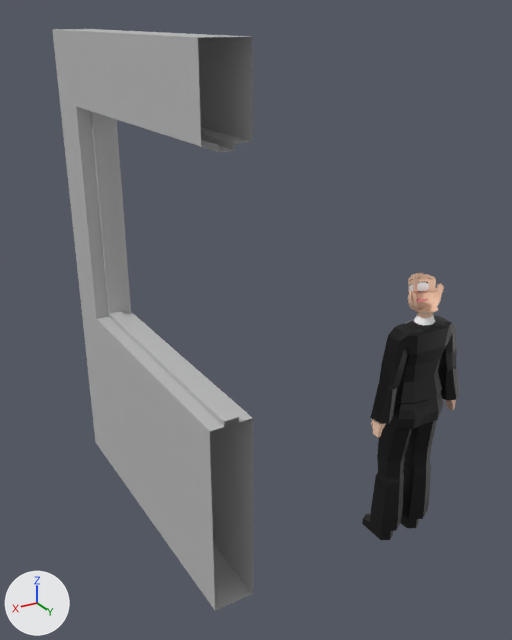
The FBX model DefaultTileset/Meshes/mesh_window_large_1.fbx: old version first, new version second.
Rendered twice from a 50 mm lens placed at (1.49, 2.72, 3.08), pointed at (-0.65, -0.85, 1.3). Arrows for +X, +Y and +Z are at lower left; the lights stay in place. Where no turn or scale is listed for an object, it has been applied to the vertices. Vertices at the same position are counted once.

The scene before the commit, as lines of its bpy script (objects in view):
```python
me_cylinder = bpy.data.meshes.new('Cylinder')
me_cylinder.from_pydata(...)  # 870 vertices, 831 faces; spans x -0.32..0.32, y -0.19..0.15, z 0.0..1.75
# faces by material slot: [226, 577, 28]
me_cylinder.materials.append(mat_skin)  # beige #fcd2b6
me_cylinder.materials.append(mat_main)  # picture img_color_pallete_png
me_cylinder.materials.append(mat_hair)  # brown #805639
me_mesh_013 = bpy.data.meshes.new('Mesh.013')
me_mesh_013.from_pydata(...)  # 40 vertices, 32 faces; spans x -0.13..0.13, y -2.0..0.0, z 0.0..3.0
me_mesh_013.materials.append(mat_lambert1_007)  # grey #bcbcbc
# before: 0 (-0.13, -2.0, 0.0), 1 (0.13, -2.0, 0.0) at pixel (95, 442), 2 (-0.13, -2.0, 1.18), 3 (0.13, -2.0, 1.18) at pixel (80, 303), 6 (0.13, -1.67, 0.0) at pixel (110, 463)
# before: 7 (-0.13, -1.67, 0.0), 8 (0.13, -2.0, 3.0) at pixel (52, 29), 9 (-0.13, -2.0, 3.0) at pixel (91, 29), 13 (0.13, -2.0, 2.57) at pixel (59, 101), 14 (-0.13, -2.0, 2.57)
# before: 20 (0.04, -1.63, 1.21) at pixel (109, 313), 21 (-0.04, -1.63, 1.21) at pixel (121, 311), 22 (-0.04, -1.63, 2.54), 23 (0.04, -1.63, 2.54) at pixel (91, 111), 26 (0.13, 0.0, 0.0) at pixel (215, 610)
# before: 27 (-0.13, 0.0, 0.0) at pixel (253, 593), 30 (-0.04, 0.0, 1.21) at pixel (238, 417), 31 (0.04, 0.0, 1.21) at pixel (224, 421), 38 (-0.04, 0.0, 2.54) at pixel (235, 150), 39 (0.04, 0.0, 2.54) at pixel (218, 152)
ob_body = bpy.data.objects.new('Body', me_cylinder)
ob_body.location = (-1.215, 0.0, 0.0)
ob_mesh_wall_003 = bpy.data.objects.new('mesh_wall.003', me_mesh_013)
ob_mesh_wall_003.location = (0.0, 0.0, 0.0)
```
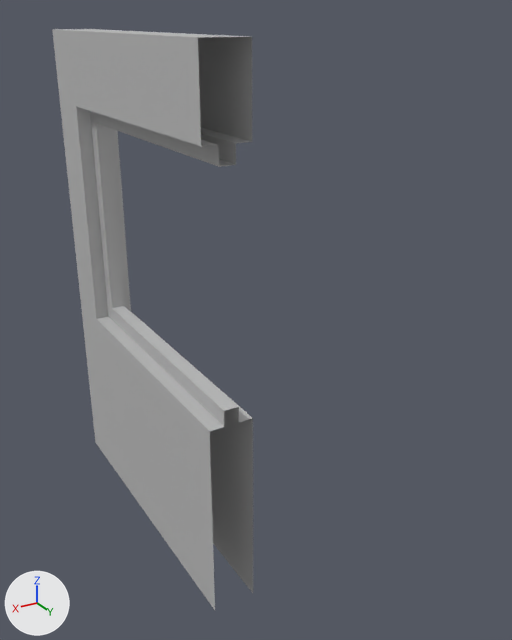
Diff of the bpy script that builds the scene:
```diff
--- a/DefaultTileset/Meshes/mesh_window_large_1.fbx.py
+++ b/DefaultTileset/Meshes/mesh_window_large_1.fbx.py
@@ me_mesh_013 @@
 me_mesh_013.from_pydata(...)  # 40 vertices, 32 faces; spans x -0.13..0.13, y -2.0..0.0, z 0.0..3.0
 # used by ob_mesh_wall_003; location = (0.0, 0.0, 0.0)
 # verts and faces of me_mesh_013; kept vertices keep their numbers, new ones are numbered from 40
+# me_mesh_013 part 1
+delete_faces([(0, 1, 3, 2), (0, 7, 6, 1), (6, 7, 27, 26), (8, 9, 14, 13), (2, 3, 13, 14)])
+verts[20] = (0.04, -1.57, 1.27)  # moved, pixel (111, 308)
+verts[21] = (-0.04, -1.57, 1.27)  # moved, pixel (123, 305)
+verts[22] = (-0.04, -1.57, 2.48)  # moved
+verts[23] = (0.04, -1.57, 2.48)  # moved, pixel (96, 123)
+verts[30] = (-0.04, 0.0, 1.27)  # moved, pixel (238, 406)
+verts[31] = (0.04, 0.0, 1.27)  # moved, pixel (224, 410)
+verts[38] = (-0.04, 0.0, 2.48)  # moved, pixel (235, 164)
+verts[39] = (0.04, 0.0, 2.48)  # moved, pixel (219, 166)
 me_mesh_013.materials.append(mat_lambert1_007)
@@ ob_body @@
-ob_body = bpy.data.objects.new('Body', me_cylinder)
-ob_body.location = (-1.215, 0.0, 0.0)
```

Location of each change, (x1, y1, x2, y2) in pixels of the pictures (512 x 640 px):
'mesh_wall.003', reshaped
    before: (52, 29, 253, 611)
    after: (52, 29, 253, 610)
'Body', deleted (black)
    before: (362, 273, 460, 540)
    faces in mat_main (picture img_color_pallete_png): (362, 281, 460, 540)
    faces in mat_skin (beige #fcd2b6): (371, 273, 456, 437)
part 1 of me_mesh_013, cut back
    before: (90, 111, 253, 611)
    after: (90, 111, 239, 426)
